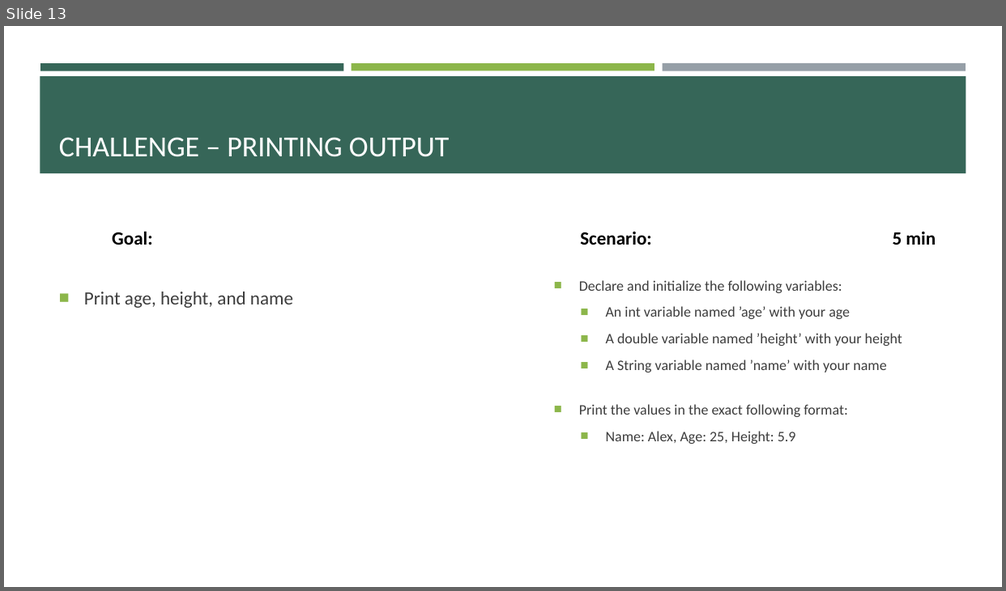
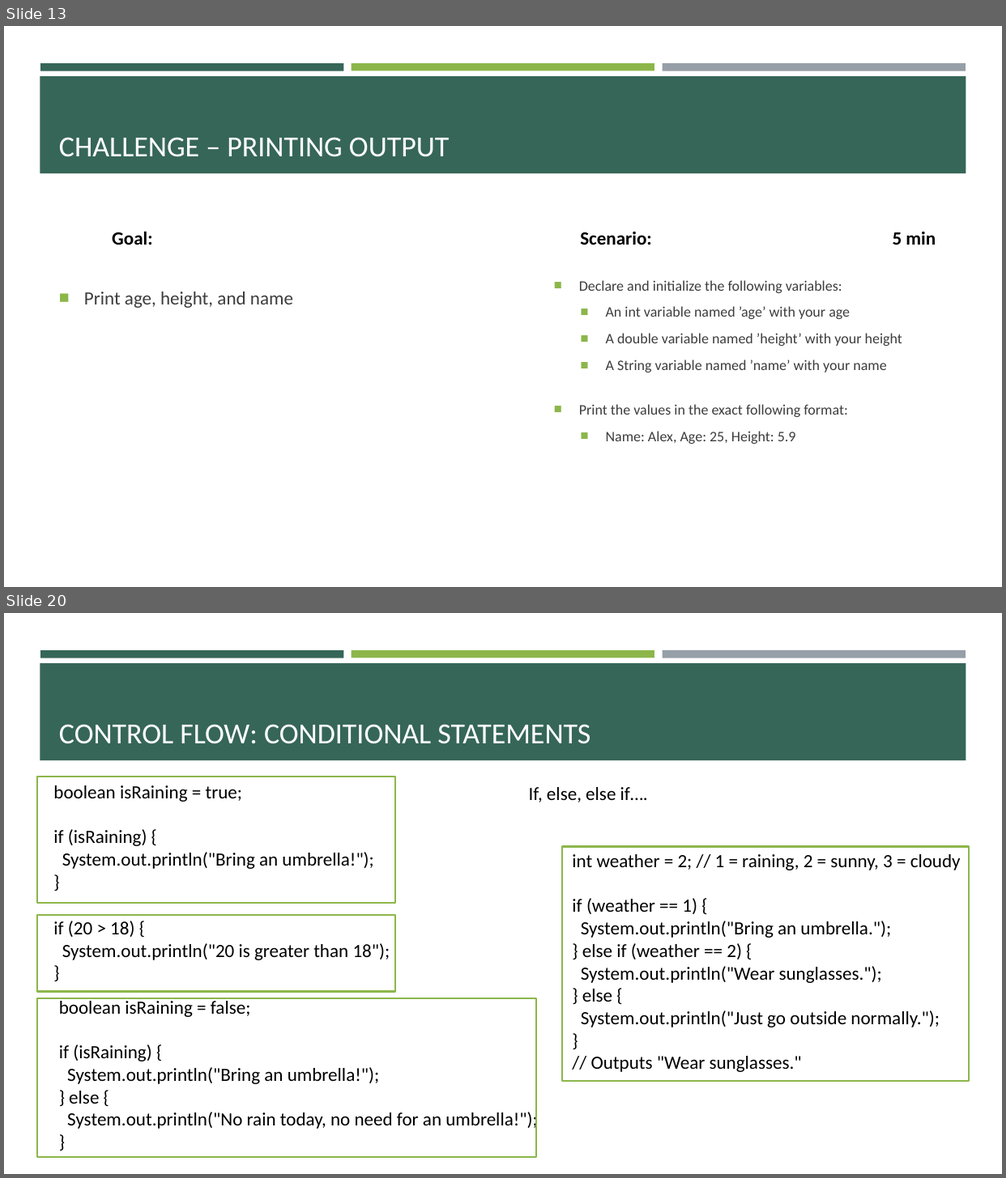
Before and after one commit to e-m-wilson/java-fs, a slide deck: Week_2/Core_Java.pptx. Shown one above the other, each under a label of ours: slide 13 before the commit, slides 13 and 20 after it; the slides between them are not shown. The pictures are 1006x591 and 1006x1178 pixels, drawn with LibreOffice and Linux fonts; fonts in the diff are those of the drawing. Boxes give left, top, right and bottom in pixels: in the first picture for what was removed or moved away, otherwise in the second. Text is boxed around its words. In the diff, an @@ line names an element or a change of style, - is before the commit and + after.

```diff
--- a/Week_2/Core_Java.pptx
+++ b/Week_2/Core_Java.pptx
@@ slide 20 added at <box>4,613,1002,1174</box>, background #FFFFFF; not listed: 4 template elements that a slide beside it also shows @@
@@ title added at <box>59,724,590,744</box>, 28 pt, text #FFFFFF @@
+CONTROL FLOW: CONDITIONAL STATEMENTS
@@ rectangle added at <box>38,776,395,903</box>, outline #8CB64A 1.75 pt @@
@@ text added at <box>53,786,373,869</box>, 18 pt, text #000000 @@
+boolean isRaining = true;
+if (isRaining) {
+System.out.println("Bring an umbrella!");
+}
@@ text added at <box>529,787,648,803</box>, 18 pt, text #000000 @@
+If, else, else if….
@@ rectangle added at <box>562,846,969,1081</box>, outline #8CB64A 1.75 pt @@
@@ text added at <box>572,854,961,1072</box>, 18 pt, text #000000 @@
+int weather = 2; // 1 = raining, 2 = sunny, 3 = cloudy
+if (weather == 1) {
+System.out.println("Bring an umbrella.");
+} else if (weather == 2) {
+System.out.println("Wear sunglasses.");
+} else {
+System.out.println("Just go outside normally.");
+}
+// Outputs "Wear sunglasses."
@@ rectangle added at <box>38,915,395,992</box>, outline #8CB64A 1.75 pt @@
@@ text added at <box>53,921,390,960</box>, 18 pt, text #000000 @@
+if (20 > 18) {
+System.out.println("20 is greater than 18");
+}
@@ rectangle added at <box>38,999,537,1157</box>, outline #8CB64A 1.75 pt @@
@@ text added at <box>59,998,537,1131</box>, 18 pt, text #000000 @@
+boolean isRaining = false;
+if (isRaining) {
+System.out.println("Bring an umbrella!");
+} else {
+System.out.println("No rain today, no need for an umbrella!");
+}
```
Also in this commit, not shown: 1 slide changed, 20 other slides added, 1 slide removed, 3 other files.
